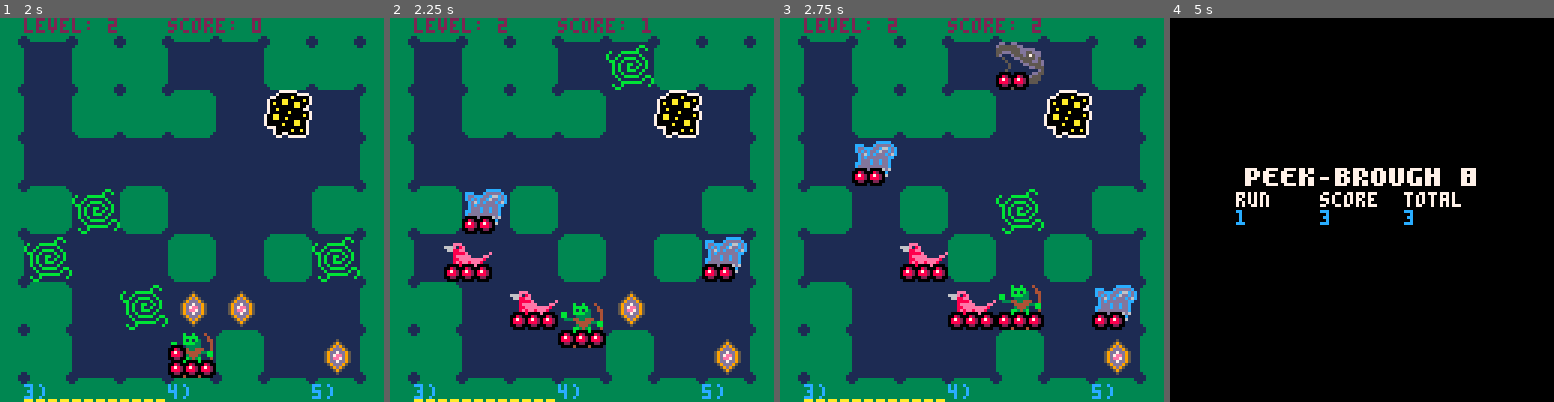
Above: before the commit, frames 1-4 (left to right).
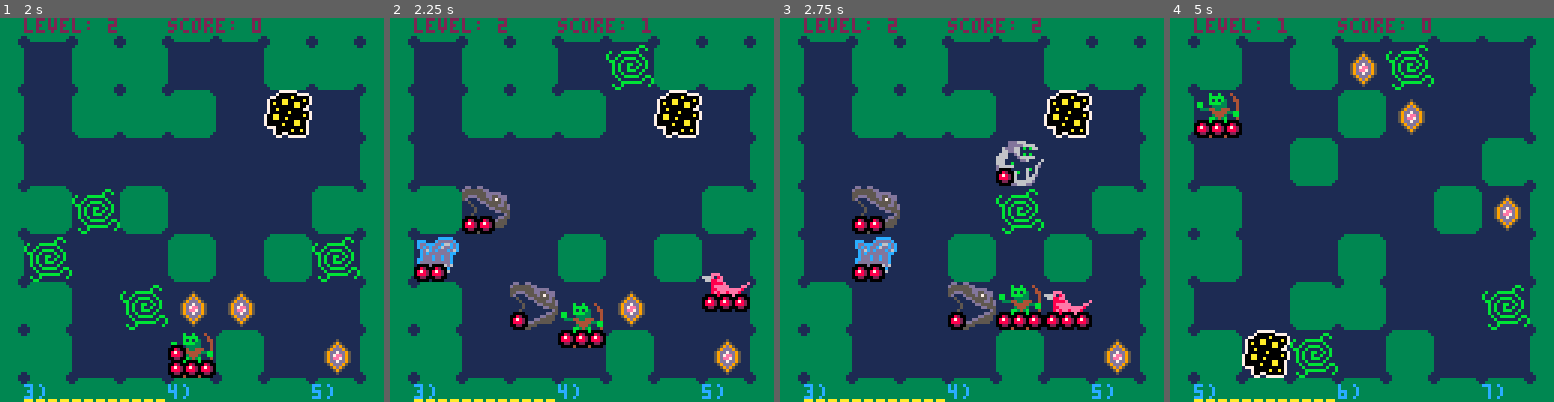
Above: after the commit, the same moments.

Repository: Ryan1729/broughlike-tutorial-ports
Game: PICO-8 cartridge pico8/broughlike-tutorial.p8
Two runs of this game, one before a commit and one after it. Both use one fixed random seed, a clock stepped at 60 frames per second and the inputs below.
Inputs:
- Up to frame 1 (2 s): tap X (X key) at 0.33, 1.07, 1.85 s; tap O (Z key) at 0.7, 1.7 s; hold Right from 1.6 s (still down)
- Up to frame 2 (2.25 s): release Right at 2.1 s; tap O (Z key) at 2.1 s; hold Up from 2.15 s (still down)
- Up to frame 3 (2.75 s): release Up at 2.42 s; hold Right from 2.47 s (still down); tap O (Z key) at 2.5 s
- Up to frame 4 (5 s): tap O (Z key) every 0.4 s from 2.9 to 4.9 s; tap X (X key) at 2.97, 4.08 s; release Right at 3.03 s; hold Left 3.08-3.58 s; hold Down 3.63-3.97 s; hold Right 4.02-4.68 s; hold Up from 4.73 s (still down)

Frame 1 is identical in both runs. In frame 2, 7.0% of the frame differs, in the area x 6-94%, y 43-82%; in frame 3, 13%; in frame 4, 99%, in the area x 0-100%, y 0-100%.

Commit message:
add quake

Diff:
--- a/pico8/broughlike-tutorial.p8
+++ b/pico8/broughlike-tutorial.p8
@@ -216,9 +216,9 @@
     local passable_tiles = 0
 
     tiles = {}
-    for i=0,numTiles do
+    for i=0,num_tiles do
         tiles[i] = {}
-        for j=0,numTiles do
+        for j=0,num_tiles do
             if (rnd(1) < 0.3 or not in_bounds(i, j)) then
                 tiles[i][j] = wall:new(i,j)
             else
@@ -233,7 +233,7 @@
 end
 
 function in_bounds(x,y)
-    return x>0 and y>0 and x<numTiles-1 and y<numTiles-1
+    return x>0 and y>0 and x<num_tiles-1 and y<num_tiles-1
 end
 
 function get_tile(x, y)
@@ -247,8 +247,8 @@
 function random_passable_tile()
     local tile;
     try_to('get random passable tile', function()
-        local x = flr(rnd(numTiles))
-        local y = flr(rnd(numTiles))
+        local x = flr(rnd(num_tiles))
+        local y = flr(rnd(num_tiles))
         tile = get_tile(x, y);
         return tile.passable and not tile.monster;
     end);
@@ -815,6 +815,18 @@
 spells = {
     woop = function()
         player:move(random_passable_tile())
+    end,
+    quake = function()
+        for i=0,num_tiles do
+            for j=0,num_tiles do
+                local tile = get_tile(i,j)
+                if(tile.monster ~= nil) then
+                    local num_walls = 4 - #tile:get_adjacent_passable_neighbors()
+                    tile.monster:hit(num_walls*2)
+                end
+            end
+        end
+        shake_amount = 20;
     end
 }
 
@@ -826,7 +838,7 @@
 -- main
 --
 
-numTiles=9
+num_tiles=9
 tilesize=16
 level=1
 max_hp=6
@@ -864,8 +876,8 @@
 
         screenshake()
 
-        for i=0,numTiles do
-            for j=0,numTiles do
+        for i=0,num_tiles do
+            for j=0,num_tiles do
                 get_tile(i, j):draw()
             end
         end
